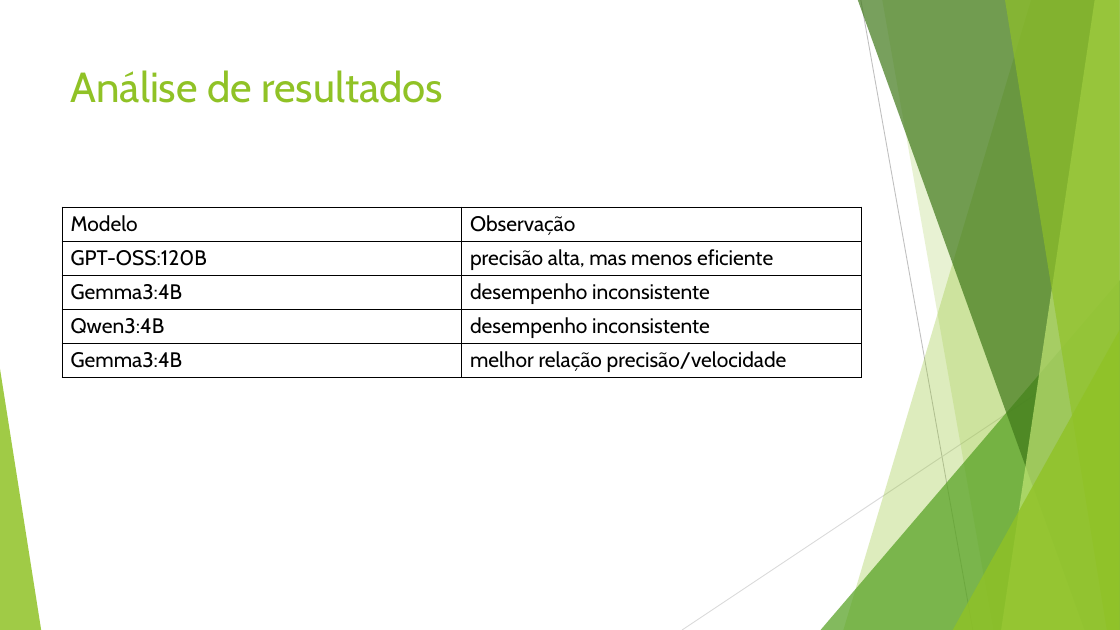
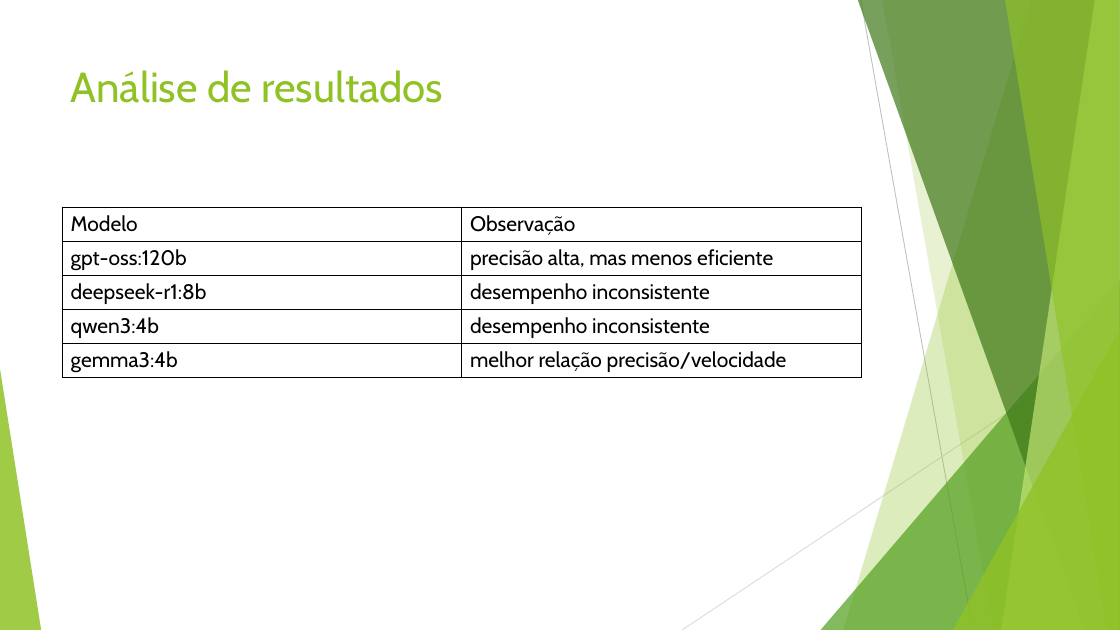
Before and after one commit to JDSB05/FocusPA, a slide deck: slide 13 of analise/LLM_Model_Log_Analysis_New.pptx (slide 11 before the commit). Drawn at 1120x630 pixels with LibreOffice and Linux fonts; fonts in the diff are those of the drawing. Boxes give left, top, right and bottom in pixels: in the first picture for what was removed or moved away, otherwise in the second. Text is boxed around its words. In the diff, an @@ line names an element or a change of style, - is before the commit and + after.

```diff
--- a/analise/LLM_Model_Log_Analysis_New.pptx
+++ b/analise/LLM_Model_Log_Analysis_New.pptx
@@ table at (62, 207, 862, 377) @@
-row 2, column 1: GPT-OSS:120B
+row 2, column 1: gpt-oss:120b
-row 3, column 1: Gemma3:4B
+row 3, column 1: deepseek-r1:8b
-row 4, column 1: Qwen3:4B
+row 4, column 1: qwen3:4b
-row 5, column 1: Gemma3:4B
+row 5, column 1: gemma3:4b
```
Also in this commit, not shown: 4 other slides changed, 4 slides added, 2 slides removed.
